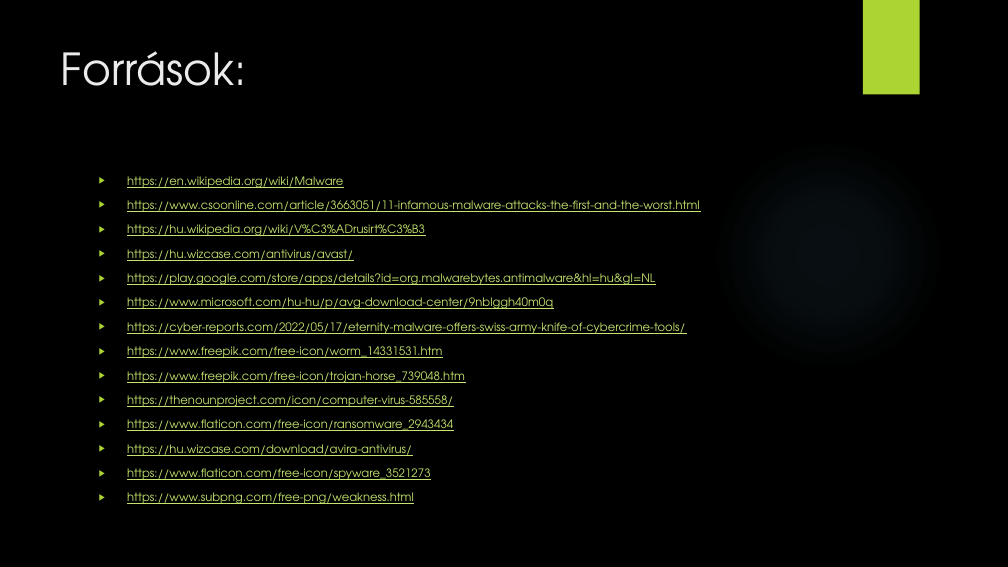
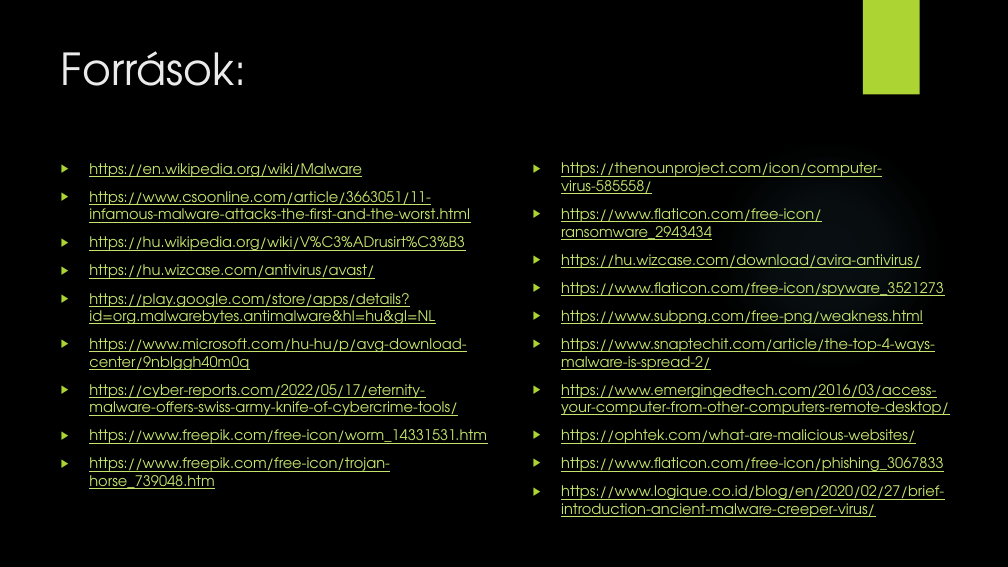
Before and after one commit to SzPeter20/nicet-tsbro, a slide deck: slide 13 of GenericITtopic.pptx (slide 10 before the commit). Drawn at 1008x567 pixels with LibreOffice and Linux fonts; fonts in the diff are those of the drawing; background and template pictures are left out. Boxes give left, top, right and bottom in pixels: in the first picture for what was removed or moved away, otherwise in the second. Text is boxed around its words. In the diff, an @@ line names an element or a change of style, - is before the commit and + after.

```diff
--- a/GenericITtopic.pptx
+++ b/GenericITtopic.pptx
@@ text "https://en.wikipedia.org/wiki/Malware": place and size @@
-text "https://en.wikipedia.org/wiki/Malware" at bbox=[127, 176, 700, 504]
+text "https://en.wikipedia.org/wiki/Malware" at bbox=[89, 163, 487, 489]
@@ text "https://en.wikipedia.org/wiki/Malware" at bbox=[89, 163, 487, 489]: size 11 to 13.9 pt @@
@@ text added at bbox=[561, 162, 949, 517], 13.9 pt, text #C4E46E, underline @@
+▶ https://thenounproject.com/icon/computer-virus-585558/
+▶ https://www.flaticon.com/free-icon/ransomware_2943434
+▶ https://hu.wizcase.com/download/avira-antivirus/
+▶ https://www.flaticon.com/free-icon/spyware_3521273
+▶ https://www.subpng.com/free-png/weakness.html
+▶ https://www.snaptechit.com/article/the-top-4-ways-malware-is-spread-2/
+▶ https://www.emergingedtech.com/2016/03/access-your-computer-from-other-computers-remote-desktop/
+▶ https://ophtek.com/what-are-malicious-websites/
+▶ https://www.flaticon.com/free-icon/phishing_3067833
+▶ https://www.logique.co.id/blog/en/2020/02/27/brief-introduction-ancient-malware-creeper-virus/
@@ text at bbox=[127, 395, 453, 504]: paragraphs removed @@
-▶ https://thenounproject.com/icon/computer-virus-585558/
-▶ https://www.flaticon.com/free-icon/ransomware_2943434
-▶ https://hu.wizcase.com/download/avira-antivirus/
-▶ https://www.flaticon.com/free-icon/spyware_3521273
-▶ https://www.subpng.com/free-png/weakness.html
```
Also in this commit, not shown: 7 other slides changed, 3 slides added.
